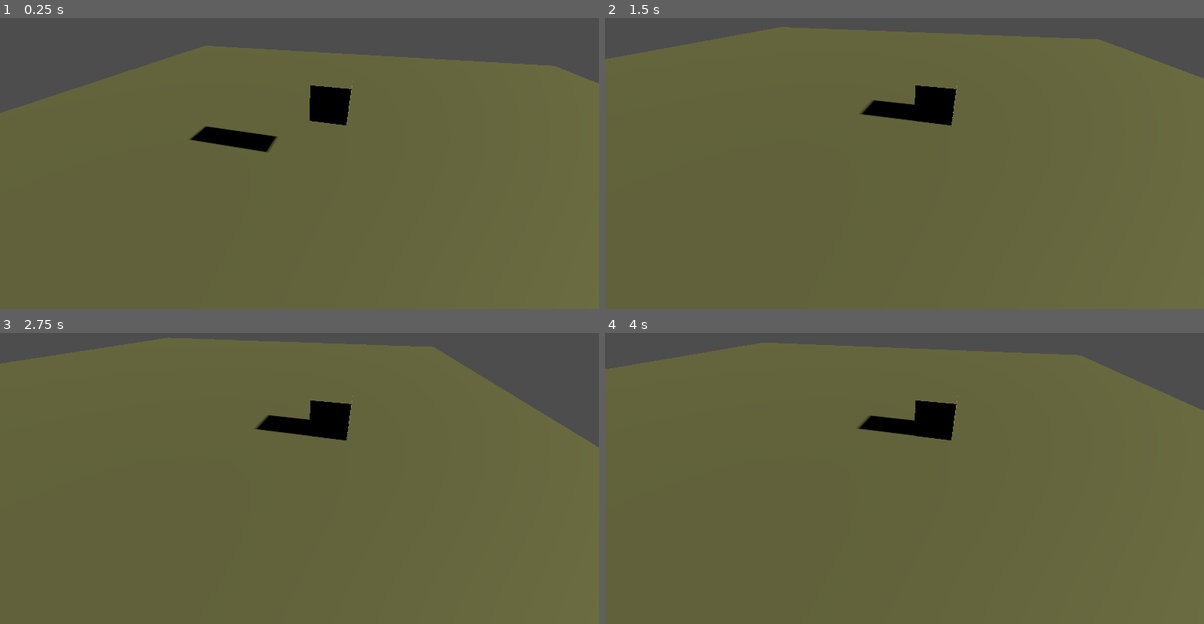
Above: before the commit, frames 1-4 (two rows, left to right).
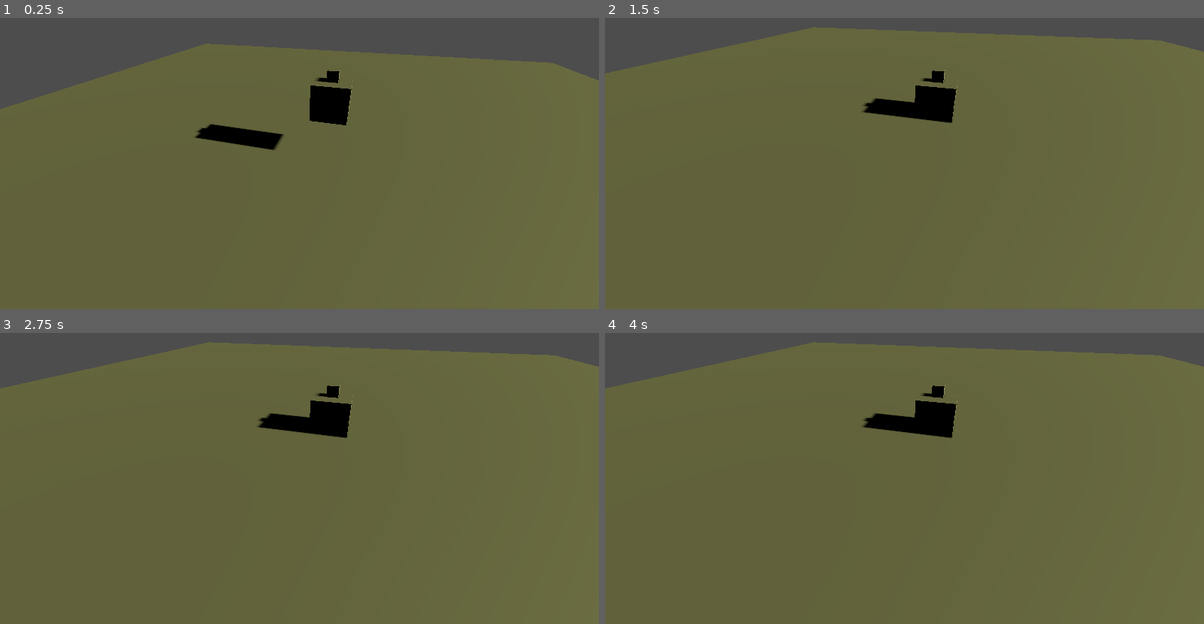
Above: after the commit, the same moments.

Repository: NuggetsWithTea/BeefyDrone
Game: Godot game, scene res://WindEnv.tscn
Same seed, same stepped clock (60 frames per second), same inputs: the game is played once before the commit and once after it.
Inputs:
- Up to frame 1 (0.25 s): no input
- Up to frame 2 (1.5 s): hold Right (right) 0.53-1.28 s; hold Down (backward) from 1.28 s (still down)
- Up to frame 3 (2.75 s): release Down (backward) at 2.03 s; hold Right (right) from 2.03 s (still down)
- Up to frame 4 (4 s): release Right (right) at 2.78 s; hold Up (forward) 2.78-3.53 s; hold Left (left) from 3.53 s (still down)

The runs differ from the first frame. In frame 1, 0.8% of the frame differs, in the area x 31-100%, y 12-47%; in frame 2, 1.6%; in frame 3, 5.2%, in the area x 10-100%, y 1-40%; in frame 4, 2.8%.

Commit message:
implemented basic propeller logic

Diff:
--- a/Drone.gd
+++ b/Drone.gd
@@ -3,6 +3,8 @@
 
 @export var SPEED = 5.0
 @export var LIFT_STRENGTH = 4.5
+
+var prop_1: Propeller
 
 var current_wind_force = Vector3.ZERO
 
@@ -10,6 +12,7 @@
 var gravity = ProjectSettings.get_setting("physics/3d/default_gravity")
 
 func _ready():
+	prop_1 = $"Propeller 1"
 	add_to_group("wind_affected")
 
 func _physics_process(delta):
@@ -19,21 +22,21 @@
 
 	# Handle jump.
 	if Input.is_action_pressed("up"):
-		velocity.y = LIFT_STRENGTH
+		prop_1.increase_voltage(1)
 
 	if Input.is_action_pressed("down"):
-		velocity.y = -LIFT_STRENGTH
+		prop_1.increase_voltage(-1)
 
 	# Get the input direction and handle the movement/deceleration.
 	# As good practice, you should replace UI actions with custom gameplay actions.
-	var input_dir = Input.get_vector("forward", "backward", "right", "left")
-	var direction = (transform.basis * Vector3(input_dir.x, 0, input_dir.y)).normalized()
-	if direction:
-		velocity.x = direction.x * SPEED
-		velocity.z = direction.z * SPEED
-	else:
-		velocity.x = move_toward(velocity.x, 0, SPEED)
-		velocity.z = move_toward(velocity.z, 0, SPEED)
+	#var input_dir = Input.get_vector("forward", "backward", "right", "left")
+	#var direction = (transform.basis * Vector3(input_dir.x, 0, input_dir.y)).normalized()
+	#if direction:
+		#velocity.x = direction.x * SPEED
+		#velocity.z = direction.z * SPEED
+	#else:
+		#velocity.x = move_toward(velocity.x, 0, SPEED)
+		#velocity.z = move_toward(velocity.z, 0, SPEED)
 
 	velocity += current_wind_force * delta
 
--- a/Drone.tscn
+++ b/Drone.tscn
@@ -1,10 +1,11 @@
-[gd_scene load_steps=4 format=3 uid="uid://c6p6nf4nw2g1w"]
+[gd_scene load_steps=5 format=3 uid="uid://c6p6nf4nw2g1w"]
 
 [ext_resource type="Script" path="res://Drone.gd" id="1_vvmbt"]
+[ext_resource type="PackedScene" uid="uid://d3mtxaq3737si" path="res://Propeller.tscn" id="2_ph5mp"]
 
 [sub_resource type="BoxShape3D" id="BoxShape3D_gp6am"]
 
-[sub_resource type="BoxMesh" id="BoxMesh_8rjno"]
+[sub_resource type="BoxMesh" id="BoxMesh_g6mns"]
 
 [node name="Drone" type="CharacterBody3D"]
 script = ExtResource("1_vvmbt")
@@ -13,4 +14,7 @@
 shape = SubResource("BoxShape3D_gp6am")
 
 [node name="MeshInstance3D" type="MeshInstance3D" parent="."]
-mesh = SubResource("BoxMesh_8rjno")
+mesh = SubResource("BoxMesh_g6mns")
+
+[node name="Propeller 1" parent="." instance=ExtResource("2_ph5mp")]
+transform = Transform3D(1, 0, 0, 0, 1, 0, 0, 0, 1, 0, 0.640568, 0)
--- /dev/null
+++ b/Propeller.gd
@@ -0,0 +1,65 @@
+extends RigidBody3D
+class_name Propeller
+
+@export var THRUST_COEFFICIENT: float = 0.1  # Adjust for stronger lift
+@export var AIR_DENSITY: float = 1.225  # kg/m³ (Default air density)
+@export var SPEED_CONSTANT: int = 1000  # KV rating of motor
+@export var DISC_AREA: float = 0.05  # m² (based on propeller size)
+@export var DRAG_COEFFICIENT: float = 0.1  # Air resistance
+@export var MASS: float = 1.0  # Mass of drone
+
+var CURRENT_VOLTAGE: float = 0.0
+var CURRENT_RPM: float = 0.0
+var CURRENT_THRUST_FORCE: float = 0.0
+
+# Called when the node enters the scene tree for the first time.
+func _ready():
+	CURRENT_VOLTAGE = 0.0
+	CURRENT_RPM = 0.0
+
+# Called every physics frame.
+func _physics_process(delta):
+	_rpm()
+	_thrust(delta)
+	_apply_lift_force(delta)
+	_apply_drag(delta)
+
+	var angular_speed = (CURRENT_RPM * 2 * PI) / 60
+	rotate_y(angular_speed * delta)
+
+func increase_voltage(voltage:float):
+	CURRENT_VOLTAGE += voltage
+
+func set_voltage(voltage: float):
+	CURRENT_VOLTAGE = voltage
+
+func _rpm():
+	if CURRENT_VOLTAGE == 0:
+		CURRENT_RPM = 0
+		return
+
+	CURRENT_RPM = (CURRENT_VOLTAGE / SPEED_CONSTANT) * 60
+
+func _thrust(delta):
+	if CURRENT_RPM == 0:
+		CURRENT_THRUST_FORCE = 0
+		return
+	# Thrust calculation
+	CURRENT_THRUST_FORCE = THRUST_COEFFICIENT * AIR_DENSITY * DISC_AREA * pow((CURRENT_RPM / 60), 2)
+
+func _apply_lift_force(delta):
+	# Apply force in local upward direction (Y-axis)
+	var lift_force = Vector3(0, CURRENT_THRUST_FORCE, 0)
+
+	# Apply force at center to lift drone
+	apply_central_force(lift_force)
+
+func _apply_drag(delta):
+	# Air resistance: opposes the direction of movement
+	var velocity = linear_velocity
+	var drag_force = -velocity * DRAG_COEFFICIENT  # Opposes motion
+	apply_central_force(drag_force)
+
+	# Optional: Ensure drone doesn't rise indefinitely
+	if linear_velocity.y > 10:
+		linear_velocity.y = 10
--- /dev/null
+++ b/Propeller.tscn
@@ -0,0 +1,18 @@
+[gd_scene load_steps=4 format=3 uid="uid://d3mtxaq3737si"]
+
+[ext_resource type="Script" path="res://Propeller.gd" id="1_fxe28"]
+
+[sub_resource type="BoxShape3D" id="BoxShape3D_bgn0w"]
+
+[sub_resource type="BoxMesh" id="BoxMesh_wfixy"]
+
+[node name="Propeller" type="RigidBody3D"]
+script = ExtResource("1_fxe28")
+
+[node name="CollisionShape3D" type="CollisionShape3D" parent="."]
+transform = Transform3D(0.3, 0, 0, 0, 0.3, 0, 0, 0, 0.3, 0, 0, 0)
+shape = SubResource("BoxShape3D_bgn0w")
+
+[node name="MeshInstance3D" type="MeshInstance3D" parent="."]
+transform = Transform3D(0.3, 0, 0, 0, 0.3, 0, 0, 0, 0.3, 0, 0, 0)
+mesh = SubResource("BoxMesh_wfixy")
--- a/project.godot
+++ b/project.godot
@@ -14,6 +14,10 @@
 run/main_scene="res://WindEnv.tscn"
 config/features=PackedStringArray("4.2", "Forward Plus")
 config/icon="res://icon.svg"
+
+[filesystem]
+
+import/fbx/enabled=false
 
 [input]
 
Not shown, added: assets/Environoment Pack V.1.zip
